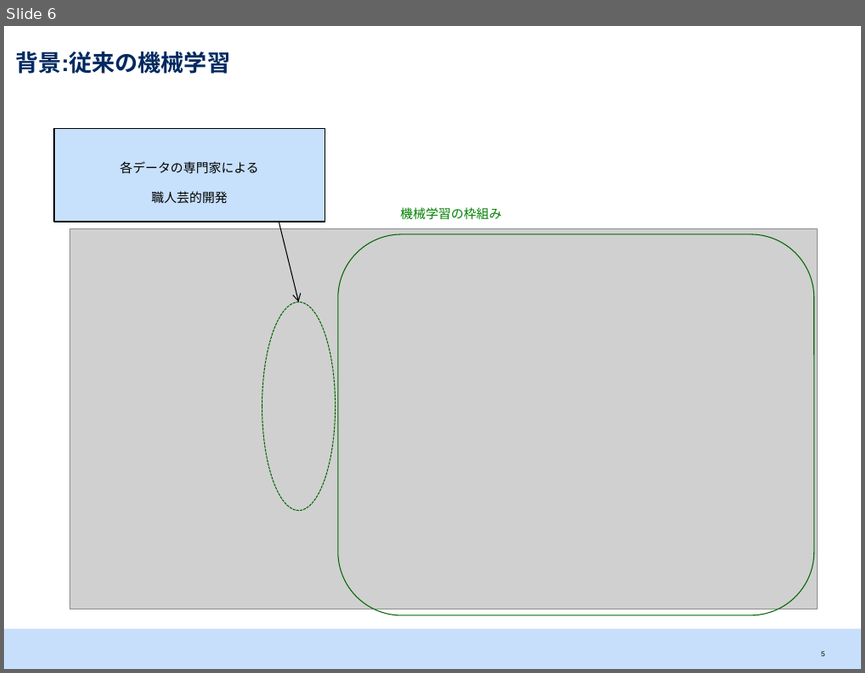
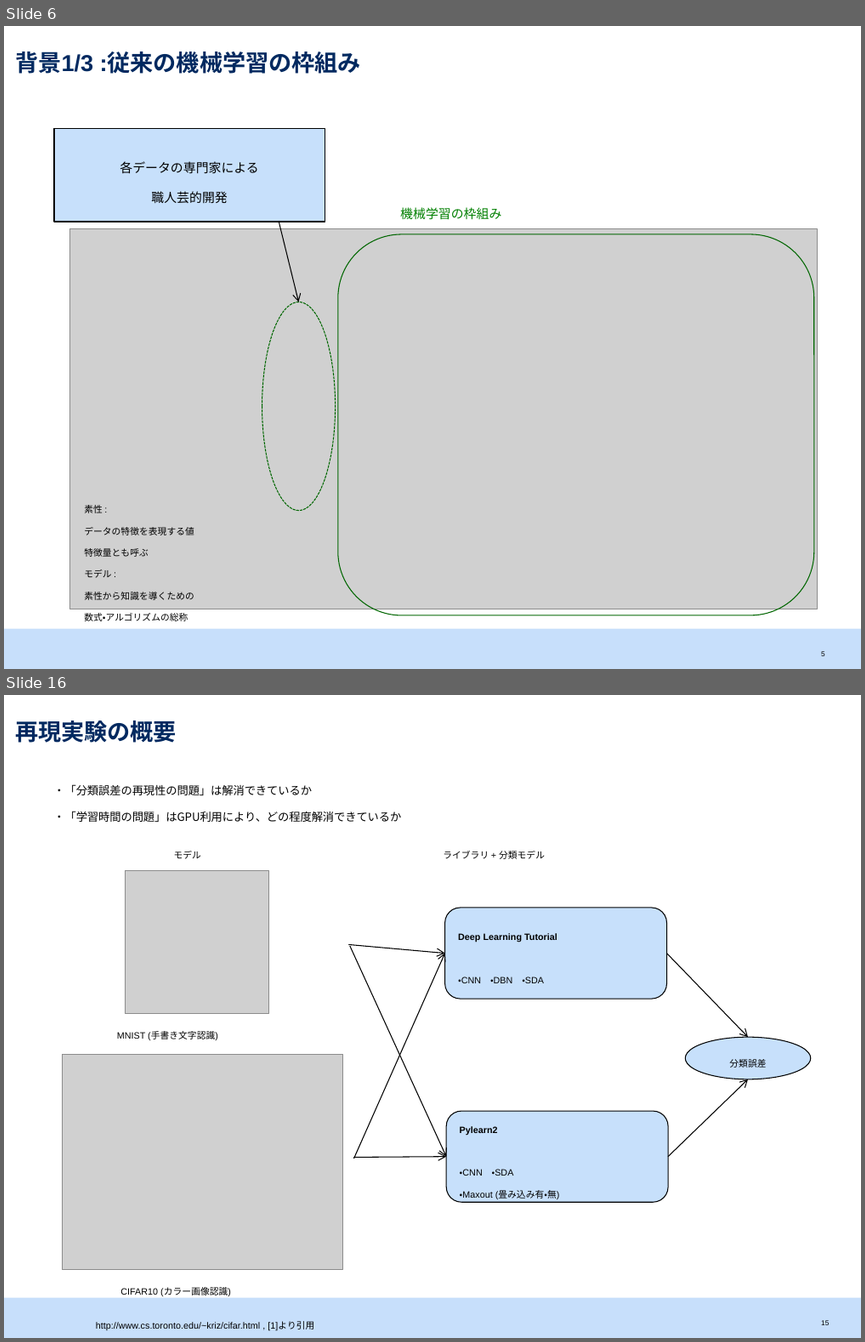
Before and after one commit to srtk/sotsuron, a slide deck: doc/sotsuron_defense/bd.pptx. Shown one above the other, each under a label of ours: slide 6 before the commit, slides 6 and 16 after it; the slides between them are not shown. The pictures are 865x673 and 865x1342 pixels, drawn with LibreOffice and Linux fonts; fonts in the diff are those of the drawing; grey boxes stand for pictures. Boxes give left, top, right and bottom in pixels: in the first picture for what was removed or moved away, otherwise in the second. Text is boxed around its words. In the diff, an @@ line names an element or a change of style, - is before the commit and + after.

```diff
--- a/doc/sotsuron_defense/bd.pptx
+++ b/doc/sotsuron_defense/bd.pptx
@@ slide 16 added at [4, 695, 861, 1338], background #FFFFFF; not listed: 1 template element that a slide beside it also shows @@
@@ title added at [15, 721, 177, 743], 19 pt, text #002960, bold @@
+再現実験の概要
@@ text added at [53, 784, 401, 822], 16 pt, text #000000 @@
+・「分類誤差の再現性の問題」は解消できているか
+・「学習時間の問題」はGPU利用により、どの程度解消できているか
@@ picture added at [126, 871, 269, 1013] @@
@@ text added at [174, 851, 201, 859], 13 pt, text #000000 @@
+モデル
@@ text added at [443, 851, 545, 859], 13 pt, text #000000 @@
+ライブラリ + 分類モデル
@@ rounded rectangle added at [444, 907, 667, 998], fill #C7E0FB, outline #000000 0.75 pt, 13 pt, text #000000, bold @@
+Deep Learning Tutorial
+・CNN ・DBN ・SDA
@@ arrow added from (348, 944) to (444, 953), #000000 0.75 pt @@
@@ arrow added from (350, 946) to (446, 1157), #000000 0.75 pt @@
@@ arrow added from (353, 1158) to (444, 953), #000000 0.75 pt @@
@@ arrow added from (667, 953) to (748, 1037), #000000 0.75 pt @@
@@ text added at [117, 1031, 218, 1040], 13 pt, text #000000 @@
+MNIST (手書き文字認識)
@@ ellipse added at [685, 1037, 810, 1079], fill #C7E0FB, outline #000000 0.75 pt, 13 pt, text #000000 @@
+分類誤差
@@ picture added at [62, 1055, 342, 1270] @@
@@ arrow added from (668, 1157) to (748, 1079), #000000 0.75 pt @@
@@ rounded rectangle added at [446, 1111, 669, 1202], fill #C7E0FB, outline #000000 0.75 pt, 13 pt, text #000000 @@
+Pylearn2
+・CNN ・SDA
+・Maxout (畳み込み有・無)
@@ arrow added from (353, 1157) to (446, 1157), #000000 0.75 pt @@
@@ text added at [120, 1287, 231, 1296], 13 pt, text #000000 @@
+CIFAR10 (カラー画像認識)
@@ text added at [96, 1321, 314, 1330], 13 pt, text #000000 @@
+http://www.cs.toronto.edu/~kriz/cifar.html , [1]より引用
@@ page number added at [821, 1320, 828, 1325], 10 pt, text #000000 @@
+15
@@ slide 6 changed as well @@
@@ title at [15, 52, 361, 75]: text changed @@
-背景:従来の機械学習
+背景1/3 :従来の機械学習の枠組み
@@ text added at [84, 505, 194, 621], 13 pt, text #000000 @@
+素性 :
+データの特徴を表現する値
+特徴量とも呼ぶ
+モデル :
+素性から知識を導くための
+数式・アルゴリズムの総称
```
Also in this commit, not shown: 11 other slides changed, 6 other slides added, 3 slides removed, 1 other file.
